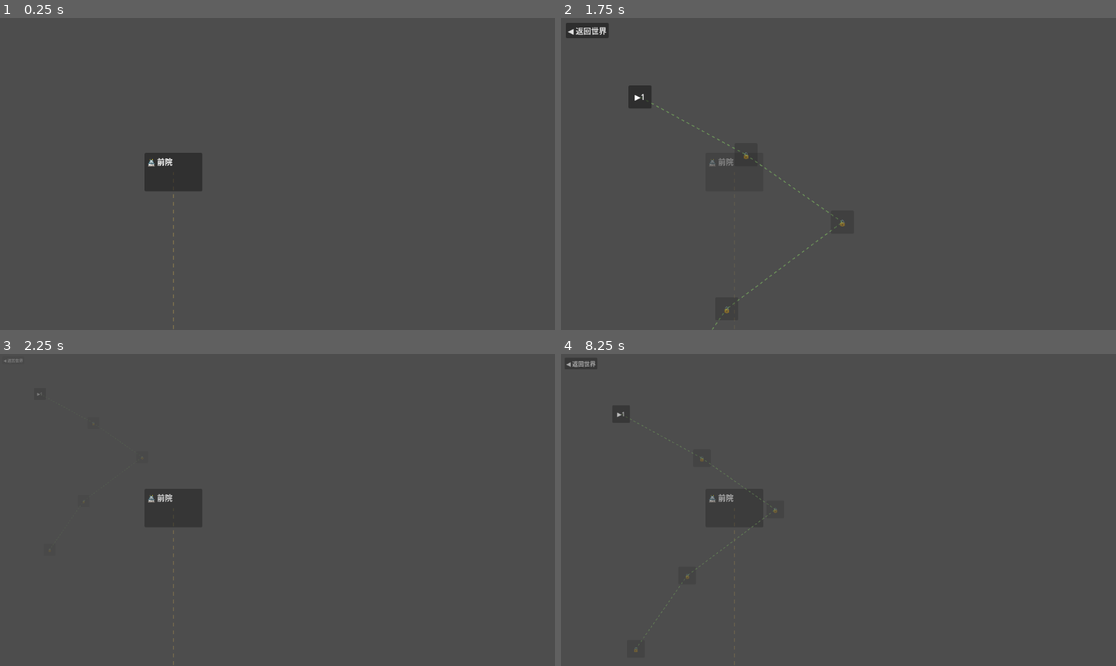
Above: before the commit, frames 1-4 (two rows, left to right).
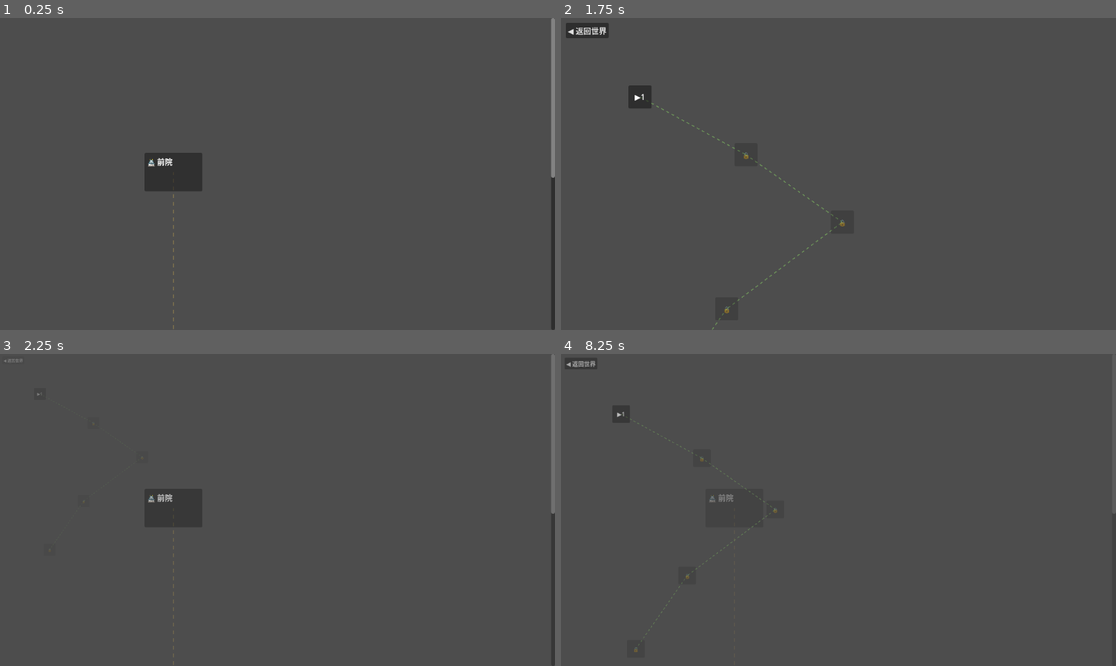
Above: after the commit, the same moments.

Repository: earneet/monk
Game: Godot game, scene res://Scenes/boot.tscn
Same seed, same stepped clock (60 frames per second), same inputs: the game is played once before the commit and once after it.
Inputs (mouse positions are in pixels of both pictures, inside the frame that each line leads up to):
- Up to frame 1 (0.25 s): no input
- Up to frame 2 (1.75 s): tap Enter at 0.5 s; move the mouse to (960, 158) at 0.52 s; hold Right 0.53-1.25 s; hold Shift 0.53-1.25 s; click (960, 158) at 0.67 s; tap Space at 1.25 s; drag from (727, 189) to (810, 236) at 1.27 s
- Up to frame 3 (2.25 s): click "◀ 返回世界" at 2 s
- Up to frame 4 (8.25 s): tap Enter at 2.75, 4.25 s; move the mouse to (894, 441) at 2.77 s; hold Right 2.78-3.5 s; tap Ctrl at 2.85 s; tap Space at 3.5, 5 s; drag from (810, 572) to (672, 463) at 3.52 s; move the mouse to (1005, 556) at 4.27 s; hold Left 4.28-5 s; tap R at 4.35 s; drag from (672, 463) to (755, 432) at 5.02 s; move the mouse to (866, 510) at 5.77 s; hold Down 5.78-6.5 s; tap Alt at 5.85 s; click (866, 510) at 5.92 s; drag from (755, 432) to (727, 525) at 6.52 s; move the mouse to (960, 494) at 7.27 s; hold Up 7.28-8 s; tap Z at 7.35 s; drag from (727, 525) to (810, 572) at 8.02 s

The runs differ from the first frame. In frame 1, 0.7% of the frame differs, in the area x 99-100%, y 0-100%; in frame 2, less than 0.1%; in frame 3, 0.3%; in frame 4, less than 0.1%.

Commit message:
fix(level-menu): 一级画布可滚动 + 进二级完全隐藏一级(QA 反馈)
- WorldMapView: _content 设 custom_minimum_size=canvas_size(ScrollContainer 据此滚动)
- LevelMenu: 进第二级一级 modulate:a→0 + 完成后 visible=false; 返回时先 visible=true 再淡入

Co-Authored-By: Claude <noreply@anthropic.com>

Diff:
--- a/scripts/ui/level_menu/level_menu.gd
+++ b/scripts/ui/level_menu/level_menu.gd
@@ -101,11 +101,13 @@
     _path_view.modulate.a = 0.0
     _path_view.scale = Vector2(0.3, 0.3)
     var tw := create_tween().set_parallel(true)
-    tw.tween_property(_world_view, "modulate:a", 0.35, TRANS_TIME).set_trans(Tween.TRANS_QUAD).set_ease(Tween.EASE_OUT)
+    tw.tween_property(_world_view, "modulate:a", 0.0, TRANS_TIME).set_trans(Tween.TRANS_QUAD).set_ease(Tween.EASE_OUT)
     tw.tween_property(_path_view, "modulate:a", 1.0, TRANS_TIME).set_trans(Tween.TRANS_QUAD).set_ease(Tween.EASE_OUT)
     tw.tween_property(_path_view, "scale", Vector2.ONE, TRANS_TIME).set_trans(Tween.TRANS_QUAD).set_ease(Tween.EASE_OUT)
+    tw.chain().tween_callback(func(): _world_view.visible = false)
 
 func _play_exit_tween() -> void:
+    _world_view.visible = true
     var tw := create_tween().set_parallel(true)
     tw.tween_property(_world_view, "modulate:a", 1.0, TRANS_TIME).set_trans(Tween.TRANS_QUAD).set_ease(Tween.EASE_OUT)
     tw.tween_property(_path_view, "modulate:a", 0.0, TRANS_TIME).set_trans(Tween.TRANS_QUAD).set_ease(Tween.EASE_OUT)
--- a/scripts/ui/level_menu/world_map_view.gd
+++ b/scripts/ui/level_menu/world_map_view.gd
@@ -18,6 +18,7 @@
     add_child(_scroll)
     _content = Control.new()
     _content.size = layout.canvas_size
+    _content.custom_minimum_size = layout.canvas_size
     _scroll.add_child(_content)
     var unlocked := progression.unlocked_ids()
     var highlighted := progression.highlighted_id()
